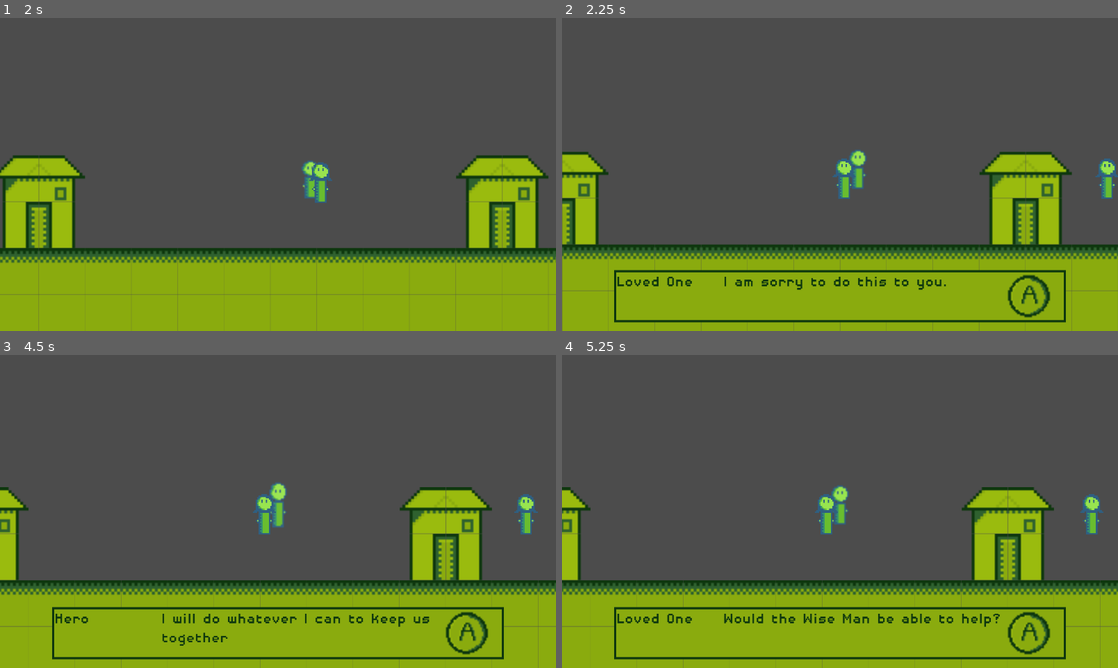
Above: before the commit, frames 1-4 (two rows, left to right).
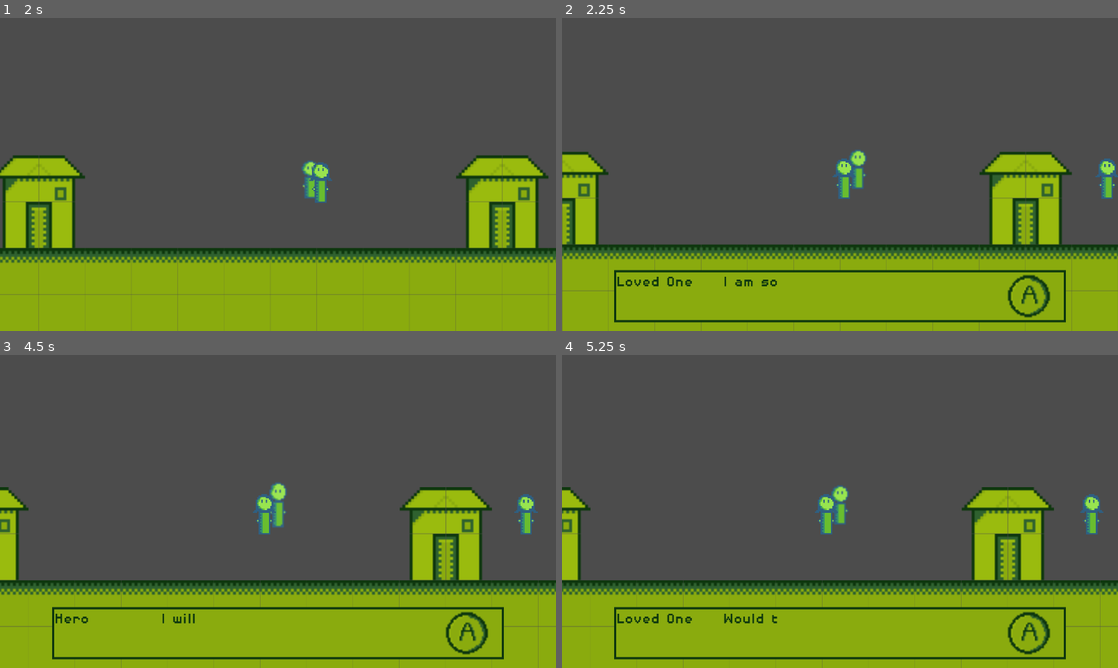
Above: after the commit, the same moments.

Repository: JamesPoole/godot-game
Game: Godot game, scene res://TitleScreen.tscn
Two runs of this game, one before a commit and one after it. Both use one fixed random seed, a clock stepped at 60 frames per second and the inputs below.
Inputs (mouse positions are in pixels of both pictures, inside the frame that each line leads up to):
- Up to frame 1 (2 s): click (278, 280) at 0.5 s; hold Right (ui_right) from 1.28 s (still down); tap E (interact) at 1.35 s; tap Up (ui_up) at 1.52 s
- Up to frame 2 (2.25 s): keep holding Right (ui_right); tap E (interact) at 2.1 s
- Up to frame 3 (4.5 s): tap Up (ui_up) at 2.27 s; release Right (ui_right) at 2.75 s; click (472, 633) at 2.75 s; click (472, 633) at 3.5 s; hold Left (ui_left) from 4.28 s (still down); tap E (interact) at 4.35 s
- Up to frame 4 (5.25 s): release Left (ui_left) at 5.03 s; hold Right (ui_right) from 5.03 s (still down); tap E (interact) at 5.1 s

Frame 1 is identical in both runs. In frame 2, 0.3% of the frame differs, in the area x 39-70%, y 82-87%; in frame 3, 0.6%, in the area x 29-78%, y 82-93%; in frame 4, 0.4%.

Commit message:
types out dialog gradually

Diff:
--- a/Characters/Hero/Hero.gd
+++ b/Characters/Hero/Hero.gd
@@ -24,6 +24,9 @@
 		var args = Array([currNode])
 		area2DNode.connect("body_enter", hero, "_on_Area2D_body_enter", args)
 		area2DNode.connect("body_exit", hero, "_on_Area2D_body_exit", args)
+
+	#signal to indicate dialog typing has finished
+	dialogue_box.connect("dialog_ended", hero, "_on_dialog_ended")
 
 #warning-ignore:unused_argument
 func _physics_process(delta):
@@ -55,9 +58,11 @@
 			#if we are not already talking, start dialog
 			if (in_dialog == false):
 				enter_dialog(interactable_name)
+				can_interact = false
 			#if we are already talking, continue the dialog
 			elif (in_dialog == true):
 				display_dialog_entry(current_dialog_pos+2)
+				can_interact = false
 
 func load_narrative(jsonFile):
 	var file = File.new()
@@ -128,3 +133,7 @@
 	if (area.get_parent().get_name() != "Hero"):
 		can_interact = false
 		interactable_name = null
+
+#enable interaction after the dialog has finished typing
+func _on_dialog_ended():
+	can_interact = true
--- a/Characters/Hero/Hero.tscn
+++ b/Characters/Hero/Hero.tscn
@@ -2,53 +2,53 @@
 
 [ext_resource path="res://Characters/Character.tscn" type="PackedScene" id=1]
 [ext_resource path="res://Characters/Hero/Hero.gd" type="Script" id=2]
-[ext_resource path="res://assets/hero/hero-standing.png" type="Texture" id=3]
-[ext_resource path="res://assets/hero/running/hero_running.png_0.png" type="Texture" id=4]
-[ext_resource path="res://assets/hero/running/hero_running.png_1.png" type="Texture" id=5]
-[ext_resource path="res://assets/hero/running/hero_running.png_2.png" type="Texture" id=6]
-[ext_resource path="res://assets/hero/running/hero_running.png_3.png" type="Texture" id=7]
-[ext_resource path="res://assets/hero/running/hero_running.png_4.png" type="Texture" id=8]
-[ext_resource path="res://assets/hero/running/hero_running.png_5.png" type="Texture" id=9]
-[ext_resource path="res://assets/hero/running/hero_running.png_6.png" type="Texture" id=10]
-[ext_resource path="res://assets/hero/running/hero_running.png_7.png" type="Texture" id=11]
-[ext_resource path="res://assets/hero/running/hero_running.png_8.png" type="Texture" id=12]
-[ext_resource path="res://assets/hero/running/hero_running.png_9.png" type="Texture" id=13]
-[ext_resource path="res://assets/hero/running/hero_running.png_10.png" type="Texture" id=14]
-[ext_resource path="res://assets/hero/running/hero_running.png_11.png" type="Texture" id=15]
-[ext_resource path="res://assets/hero/running/hero_running.png_12.png" type="Texture" id=16]
-[ext_resource path="res://assets/hero/running/hero_running.png_13.png" type="Texture" id=17]
-[ext_resource path="res://assets/hero/running/hero_running.png_14.png" type="Texture" id=18]
-[ext_resource path="res://assets/hero/running/hero_running.png_15.png" type="Texture" id=19]
-[ext_resource path="res://assets/hero/running/hero_running.png_16.png" type="Texture" id=20]
-[ext_resource path="res://assets/hero/running/hero_running.png_17.png" type="Texture" id=21]
-[ext_resource path="res://assets/hero/running/hero_running.png_18.png" type="Texture" id=22]
-[ext_resource path="res://assets/hero/running/hero_running.png_19.png" type="Texture" id=23]
-[ext_resource path="res://assets/hero/running/hero_running.png_20.png" type="Texture" id=24]
-[ext_resource path="res://assets/hero/running/hero_running.png_21.png" type="Texture" id=25]
-[ext_resource path="res://assets/hero/running/hero_running.png_22.png" type="Texture" id=26]
-[ext_resource path="res://assets/hero/running/hero_running.png_23.png" type="Texture" id=27]
-[ext_resource path="res://assets/hero/running/hero_running.png_24.png" type="Texture" id=28]
-[ext_resource path="res://assets/hero/running/hero_running.png_25.png" type="Texture" id=29]
-[ext_resource path="res://assets/hero/running/hero_running.png_26.png" type="Texture" id=30]
-[ext_resource path="res://assets/hero/running/hero_running.png_27.png" type="Texture" id=31]
-[ext_resource path="res://assets/hero/running/hero_running.png_28.png" type="Texture" id=32]
-[ext_resource path="res://assets/hero/running/hero_running.png_29.png" type="Texture" id=33]
+[ext_resource path="res://assets/hero/running/hero_running.png_0.png" type="Texture" id=3]
+[ext_resource path="res://assets/hero/running/hero_running.png_1.png" type="Texture" id=4]
+[ext_resource path="res://assets/hero/running/hero_running.png_2.png" type="Texture" id=5]
+[ext_resource path="res://assets/hero/running/hero_running.png_3.png" type="Texture" id=6]
+[ext_resource path="res://assets/hero/running/hero_running.png_4.png" type="Texture" id=7]
+[ext_resource path="res://assets/hero/running/hero_running.png_5.png" type="Texture" id=8]
+[ext_resource path="res://assets/hero/running/hero_running.png_6.png" type="Texture" id=9]
+[ext_resource path="res://assets/hero/running/hero_running.png_7.png" type="Texture" id=10]
+[ext_resource path="res://assets/hero/running/hero_running.png_8.png" type="Texture" id=11]
+[ext_resource path="res://assets/hero/running/hero_running.png_9.png" type="Texture" id=12]
+[ext_resource path="res://assets/hero/running/hero_running.png_10.png" type="Texture" id=13]
+[ext_resource path="res://assets/hero/running/hero_running.png_11.png" type="Texture" id=14]
+[ext_resource path="res://assets/hero/running/hero_running.png_12.png" type="Texture" id=15]
+[ext_resource path="res://assets/hero/running/hero_running.png_13.png" type="Texture" id=16]
+[ext_resource path="res://assets/hero/running/hero_running.png_14.png" type="Texture" id=17]
+[ext_resource path="res://assets/hero/running/hero_running.png_15.png" type="Texture" id=18]
+[ext_resource path="res://assets/hero/running/hero_running.png_16.png" type="Texture" id=19]
+[ext_resource path="res://assets/hero/running/hero_running.png_17.png" type="Texture" id=20]
+[ext_resource path="res://assets/hero/running/hero_running.png_18.png" type="Texture" id=21]
+[ext_resource path="res://assets/hero/running/hero_running.png_19.png" type="Texture" id=22]
+[ext_resource path="res://assets/hero/running/hero_running.png_20.png" type="Texture" id=23]
+[ext_resource path="res://assets/hero/running/hero_running.png_21.png" type="Texture" id=24]
+[ext_resource path="res://assets/hero/running/hero_running.png_22.png" type="Texture" id=25]
+[ext_resource path="res://assets/hero/running/hero_running.png_23.png" type="Texture" id=26]
+[ext_resource path="res://assets/hero/running/hero_running.png_24.png" type="Texture" id=27]
+[ext_resource path="res://assets/hero/running/hero_running.png_25.png" type="Texture" id=28]
+[ext_resource path="res://assets/hero/running/hero_running.png_26.png" type="Texture" id=29]
+[ext_resource path="res://assets/hero/running/hero_running.png_27.png" type="Texture" id=30]
+[ext_resource path="res://assets/hero/running/hero_running.png_28.png" type="Texture" id=31]
+[ext_resource path="res://assets/hero/running/hero_running.png_29.png" type="Texture" id=32]
+[ext_resource path="res://assets/hero/hero-standing.png" type="Texture" id=33]
 [ext_resource path="res://DialogueBox.tscn" type="PackedScene" id=34]
 
 [sub_resource type="SpriteFrames" id=1]
 animations = [ {
-"frames": [ ExtResource( 3 ) ],
+"frames": [ ExtResource( 3 ), ExtResource( 4 ), ExtResource( 5 ), ExtResource( 6 ), ExtResource( 7 ), ExtResource( 8 ), ExtResource( 9 ), ExtResource( 10 ), ExtResource( 11 ), ExtResource( 12 ), ExtResource( 13 ), ExtResource( 14 ), ExtResource( 15 ), ExtResource( 16 ), ExtResource( 17 ), ExtResource( 18 ), ExtResource( 19 ), ExtResource( 20 ), ExtResource( 21 ), ExtResource( 22 ), ExtResource( 23 ), ExtResource( 24 ), ExtResource( 25 ), ExtResource( 26 ), ExtResource( 27 ), ExtResource( 28 ), ExtResource( 29 ), ExtResource( 30 ), ExtResource( 31 ), ExtResource( 32 ) ],
+"loop": true,
+"name": "running",
+"speed": 30.0
+}, {
+"frames": [ ExtResource( 33 ) ],
 "loop": true,
 "name": "standing",
 "speed": 5.0
-}, {
-"frames": [ ExtResource( 4 ), ExtResource( 5 ), ExtResource( 6 ), ExtResource( 7 ), ExtResource( 8 ), ExtResource( 9 ), ExtResource( 10 ), ExtResource( 11 ), ExtResource( 12 ), ExtResource( 13 ), ExtResource( 14 ), ExtResource( 15 ), ExtResource( 16 ), ExtResource( 17 ), ExtResource( 18 ), ExtResource( 19 ), ExtResource( 20 ), ExtResource( 21 ), ExtResource( 22 ), ExtResource( 23 ), ExtResource( 24 ), ExtResource( 25 ), ExtResource( 26 ), ExtResource( 27 ), ExtResource( 28 ), ExtResource( 29 ), ExtResource( 30 ), ExtResource( 31 ), ExtResource( 32 ), ExtResource( 33 ) ],
-"loop": true,
-"name": "running",
-"speed": 30.0
 } ]
 
-[node name="Hero" index="0" instance=ExtResource( 1 )]
+[node name="Hero" instance=ExtResource( 1 )]
 script = ExtResource( 2 )
 
 [node name="AnimatedSprite" parent="." index="0"]
--- a/DialogueBox.gd
+++ b/DialogueBox.gd
@@ -1,29 +1,28 @@
 extends Control
 
-signal dialog_ended()
+signal dialog_ended
 
-#onready var dialogue_player : DialoguePlayer = get_node("DialoguePlayer")
 onready var text_name : = get_node("Panel/Columns/Name") as RichTextLabel
 onready var text_body : = get_node("Panel/Columns/Dialogue") as RichTextLabel
+onready var timer = get_node("TypingTimer")
 
-"""
-onready var button_next : = get_node("Panel/Columns/Next") as TextureButton
-
-onready var portrait : = $Portrait as TextureRect
-
-func start(dialogue: Dictionary) -> void:
-	button_next.show()
-	button_next.grab_focus()
-	dialogue_player.start(dialogue)
-	update_content()
-	show()
-
-"""
+var loaded_text = ""
 
 func _ready():
 	pass
 
+"""
+_on_hero_new_dialog - writes text to the dialog box
 
+args	name - name of character
+		body - body of dialog
+"""
 func _on_hero_new_dialogue(name, body):
+	loaded_text	= ""
 	text_name.set_text(name)
-	text_body.set_text(body)
+	for i in body:
+		#delay for typing text gradually
+		yield(timer, "timeout")
+		loaded_text = loaded_text + i
+		text_body.set_text(loaded_text)
+	emit_signal("dialog_ended")
--- a/DialogueBox.tscn
+++ b/DialogueBox.tscn
@@ -42,7 +42,6 @@
 size_flags_stretch_ratio = 0.45
 custom_fonts/normal_font = ExtResource( 2 )
 custom_colors/default_color = Color( 0.0588235, 0.219608, 0.0588235, 1 )
-text = "Doctor"
 scroll_active = false
 
 [node name="Dialogue" type="RichTextLabel" parent="Panel/Columns"]
@@ -53,7 +52,6 @@
 size_flags_stretch_ratio = 1.2
 custom_fonts/normal_font = ExtResource( 2 )
 custom_colors/default_color = Color( 0.0588235, 0.219608, 0.0588235, 1 )
-text = "Lorem Ipsum Burrito Beanie Latte Gelato Longboard"
 scroll_active = false
 
 [node name="Next" type="TextureButton" parent="Panel/Columns"]
@@ -66,4 +64,7 @@
 expand = true
 stretch_mode = 4
 
-[node name="DialoguePlayer" type="Node" parent="."]
+[node name="TypingTimer" type="Timer" parent="."]
+process_mode = 0
+wait_time = 0.01
+autostart = true
--- a/TitleScreen.gd
+++ b/TitleScreen.gd
@@ -1,7 +1,9 @@
 extends Control
 
+onready var start_button : = get_node("Panel/Rows/A_Button") as TextureButton
+
 func _ready():
-	pass
+	start_button.grab_focus()
 
 func start_game():
 	get_tree().change_scene('res://game.tscn')
